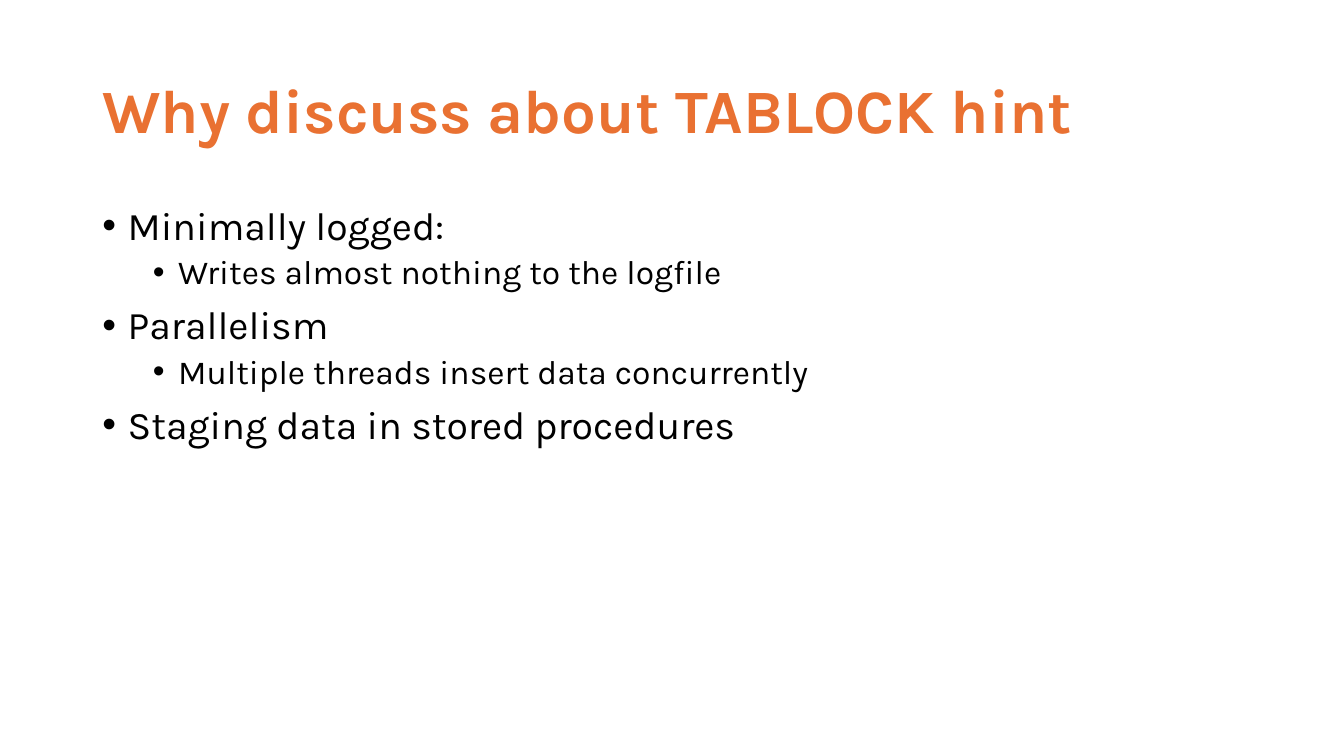
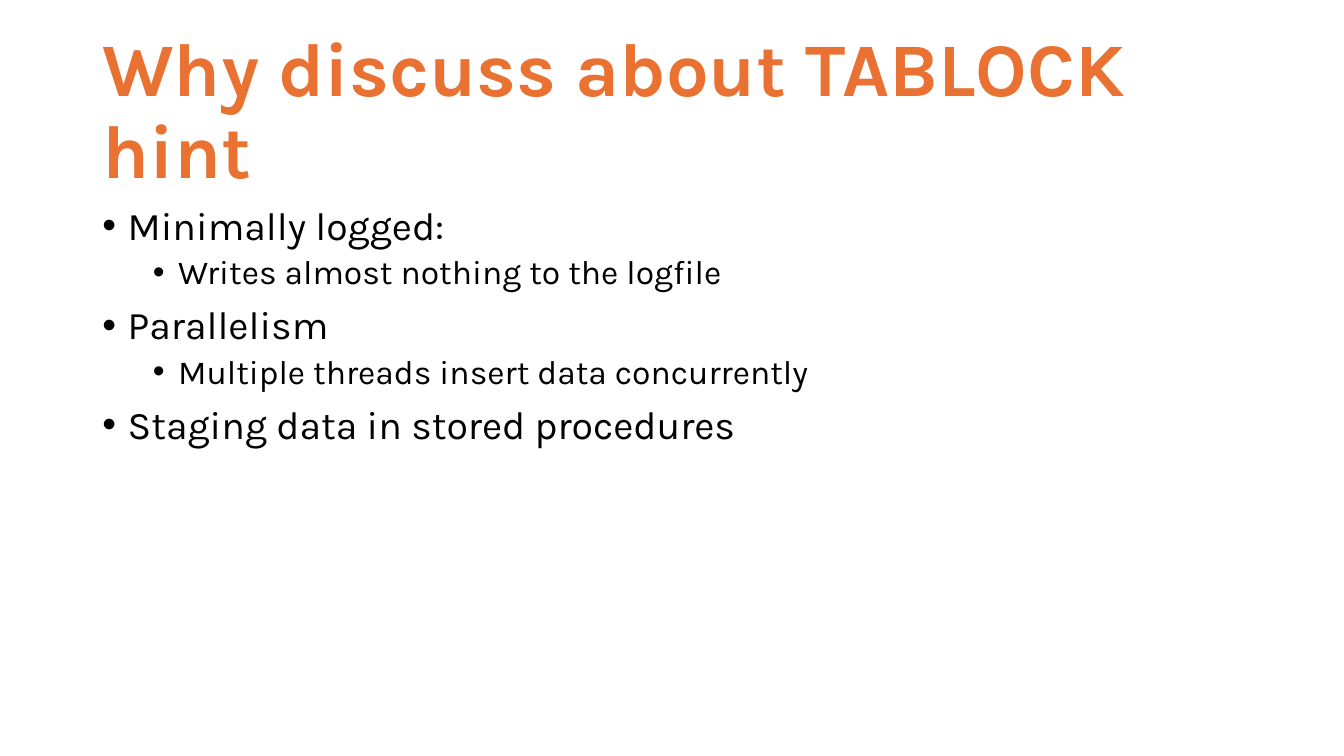
Before and after one commit to haripriyasb/TABLOCK, a slide deck: slide 4 of Load Data Faster.pptx. Drawn at 1344x756 pixels with LibreOffice and Linux fonts; fonts in the diff are those of the drawing. Boxes give left, top, right and bottom in pixels: in the first picture for what was removed or moved away, otherwise in the second. Text is boxed around its words. In the diff, an @@ line names an element or a change of style, - is before the commit and + after.

```diff
--- a/Load Data Faster.pptx
+++ b/Load Data Faster.pptx
@@ title "Why discuss about TABLOCK hint" at [102,42,1124,179]: size 44 to 54 pt @@
```
Also in this commit, not shown: 6 other slides changed, 3 slides added, 1 slide removed.
